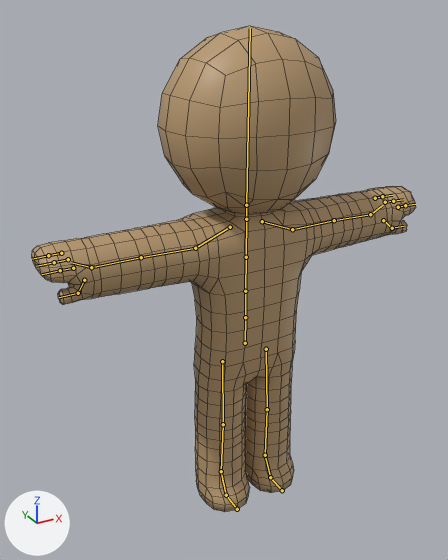
Renders of the Blender file character/Character-Personalities.blend from each side of a commit.
Rendered twice from a 50 mm lens placed at (-1.202, -1.996, 2.058), pointed at (-0.115, -0.019, 1.069). Lighting does not change. The marker at lower left points along +X, +Y and +Z. The bones that bend it are drawn over the model as lines. Mesh edges are drawn as thin lines.

Names of what the first picture shows: 'Character'.
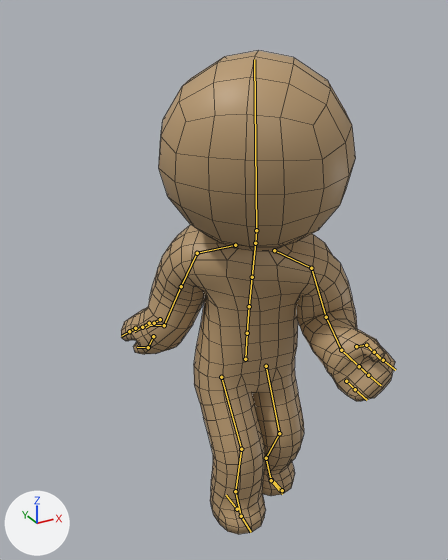
The newer file adds an action. The first version stands in its rest pose; the second is drawn at frame 101 of the action 'Personality_PreMadonna'.

Boxes (x1, y1, x2, y2) around the edits, measured in the pictures (448 x 560 px):
'Character', posed (29% narrower): before (32, 26, 416, 512); after (121, 51, 395, 534)
bone 'Spine_1', root to tip: before (245, 343) to (245, 317); after (245, 359) to (247, 333)
bone 'Spine_2', root to tip: before (245, 317) to (245, 291); after (247, 333) to (249, 306)
bone 'Spine_3', root to tip: before (245, 291) to (246, 257); after (249, 306) to (252, 277)
bone 'Spine_4', root to tip: before (246, 257) to (246, 219); after (252, 277) to (255, 243)
bone 'Hand_1_R', root to tip: before (91, 267) to (71, 262); after (164, 325) to (151, 325)
bone 'Thumb_2_R', root to tip: before (78, 293) to (59, 297); after (148, 347) to (137, 347)
bone 'Hand_1_L', root to tip: before (370, 214) to (383, 205); after (341, 350) to (356, 364)
bone 'Thumb_2_L', root to tip: before (392, 228) to (404, 226); after (366, 345) to (380, 359)

Edits to the bpy script that builds the scene:
```text
Change bone_spine_1:
    where bone_spine_1 = bpy.data.objects['Armature'].pose.bones['Spine_1']  # child of 'Root'
    bone_spine_1.location: (0.0, 0.0, 0.0) -> (-0.027, -0.045, 0.05)
    bone_spine_1.rotation_quaternion: (1.0, 0.0, 0.0, 0.0) -> (1.0, 0.0, 0.0, -0.028)  # degrees (0, 0, 0) -> degrees (0, 0, -3)
Change bone_spine_2:
    where bone_spine_2 = bpy.data.objects['Armature'].pose.bones['Spine_2']  # child of 'Spine_1'
    bone_spine_2.rotation_quaternion: (1.0, 0.0, 0.0, 0.0) -> (0.984, 0.009, -0.177, -0.001)  # degrees (0, 0, 0) -> degrees (1, -20, 0)
Change bone_spine_3:
    where bone_spine_3 = bpy.data.objects['Armature'].pose.bones['Spine_3']  # child of 'Spine_2'
    bone_spine_3.rotation_quaternion: (1.0, 0.0, 0.0, 0.0) -> (0.99, 0.123, 0.061, 0.026)  # degrees (0, 0, 0) -> degrees (14, 7, 4)
Change bone_spine_4:
    where bone_spine_4 = bpy.data.objects['Armature'].pose.bones['Spine_4']  # child of 'Spine_3'
    bone_spine_4.rotation_quaternion: (1.0, 0.0, 0.0, 0.0) -> (0.978, 0.0, -0.207, 0.0)  # degrees (0, 0, 0) -> degrees (0, -24, 0)
Change bone_hand_1_r:
    where bone_hand_1_r = bpy.data.objects['Armature'].pose.bones['Hand_1_R']  # child of 'Arm_3_R'
    bone_hand_1_r.rotation_quaternion: (1.0, 0.0, 0.0, 0.0) -> (0.913, -0.25, 0.178, 0.254)  # degrees (0, 0, 0) -> degrees (-24, 27, 25)
Change bone_thumb_2_r:
    where bone_thumb_2_r = bpy.data.objects['Armature'].pose.bones['Thumb_2_R']  # child of 'Thumb_1_R'
    bone_thumb_2_r.rotation_quaternion: (1.0, 0.0, 0.0, 0.0) -> (0.978, -0.1, -0.04, 0.181)  # degrees (0, 0, 0) -> degrees (-12, -2, 21)
Change bone_hand_1_l:
    where bone_hand_1_l = bpy.data.objects['Armature'].pose.bones['Hand_1_L']  # child of 'Arm_3_L'
    bone_hand_1_l.rotation_quaternion: (1.0, 0.0, 0.0, 0.0) -> (0.755, -0.267, -0.53, -0.221)  # degrees (0, 0, 0) -> degrees (-32, -71, -9)
Change bone_thumb_2_l:
    where bone_thumb_2_l = bpy.data.objects['Armature'].pose.bones['Thumb_2_L']  # child of 'Thumb_1_L'
    bone_thumb_2_l.rotation_quaternion: (1.0, 0.0, 0.0, 0.0) -> (0.988, -0.03, 0.07, -0.132)  # degrees (0, 0, 0) -> degrees (-4, 8, -15)
Change bone_hand_ik_target_r:
    where bone_hand_ik_target_r = bpy.data.objects['Armature'].pose.bones['Hand_IK_Target_R']  # child of 'Spine_4'
    bone_hand_ik_target_r.location: (0.0, 0.0, 0.0) -> (0.068, -0.366, 0.474)
Change bone_hand_ik_target_l:
    where bone_hand_ik_target_l = bpy.data.objects['Armature'].pose.bones['Hand_IK_Target_L']  # child of 'Spine_4'
    bone_hand_ik_target_l.location: (0.0, 0.0, 0.0) -> (-0.313, -0.363, 0.157)
Change bone_arm_2_pole_target_l:
    where bone_arm_2_pole_target_l = bpy.data.objects['Armature'].pose.bones['Arm_2_Pole_Target_L']  # child of 'Spine_4'
    bone_arm_2_pole_target_l.location: (0.0, 0.0, 0.0) -> (0.161, 0.024, 0.386)
Change bone_arm_2_pole_target_r:
    where bone_arm_2_pole_target_r = bpy.data.objects['Armature'].pose.bones['Arm_2_Pole_Target_R']  # child of 'Spine_4'
    bone_arm_2_pole_target_r.location: (0.0, 0.0, 0.0) -> (-0.2, 0.439, 0.113)
Change bone_heel_controller_r:
    where bone_heel_controller_r = bpy.data.objects['Armature'].pose.bones['Heel_Controller_R']  # child of 'Toe_Controller_R'
    bone_heel_controller_r.location: (0.0, 0.0, 0.0) -> (0.003, 0.145, -0.001)
    bone_heel_controller_r.rotation_quaternion: (1.0, 0.0, 0.0, 0.0) -> (0.998, 0.0, 0.0, 0.032)  # degrees (0, 0, 0) -> degrees (0, 0, 4)
Change bone_heel_controller_l:
    where bone_heel_controller_l = bpy.data.objects['Armature'].pose.bones['Heel_Controller_L']  # child of 'Toe_Controller_L'
    bone_heel_controller_l.location: (0.0, 0.0, 0.0) -> (-0.006, 0.019, 0.0)
    bone_heel_controller_l.rotation_quaternion: (1.0, 0.0, 0.0, 0.0) -> (1.0, 0.0, 0.0, 0.008)  # degrees (0, 0, 0) -> degrees (0, 0, 1)
Change bone_leg_1_poletarget_l:
    where bone_leg_1_poletarget_l = bpy.data.objects['Armature'].pose.bones['Leg_1_PoleTarget_L']  # child of 'Toe_Controller_L'
    bone_leg_1_poletarget_l.location: (0.0, 0.0, 0.0) -> (0.021, 0.012, -0.038)
```
